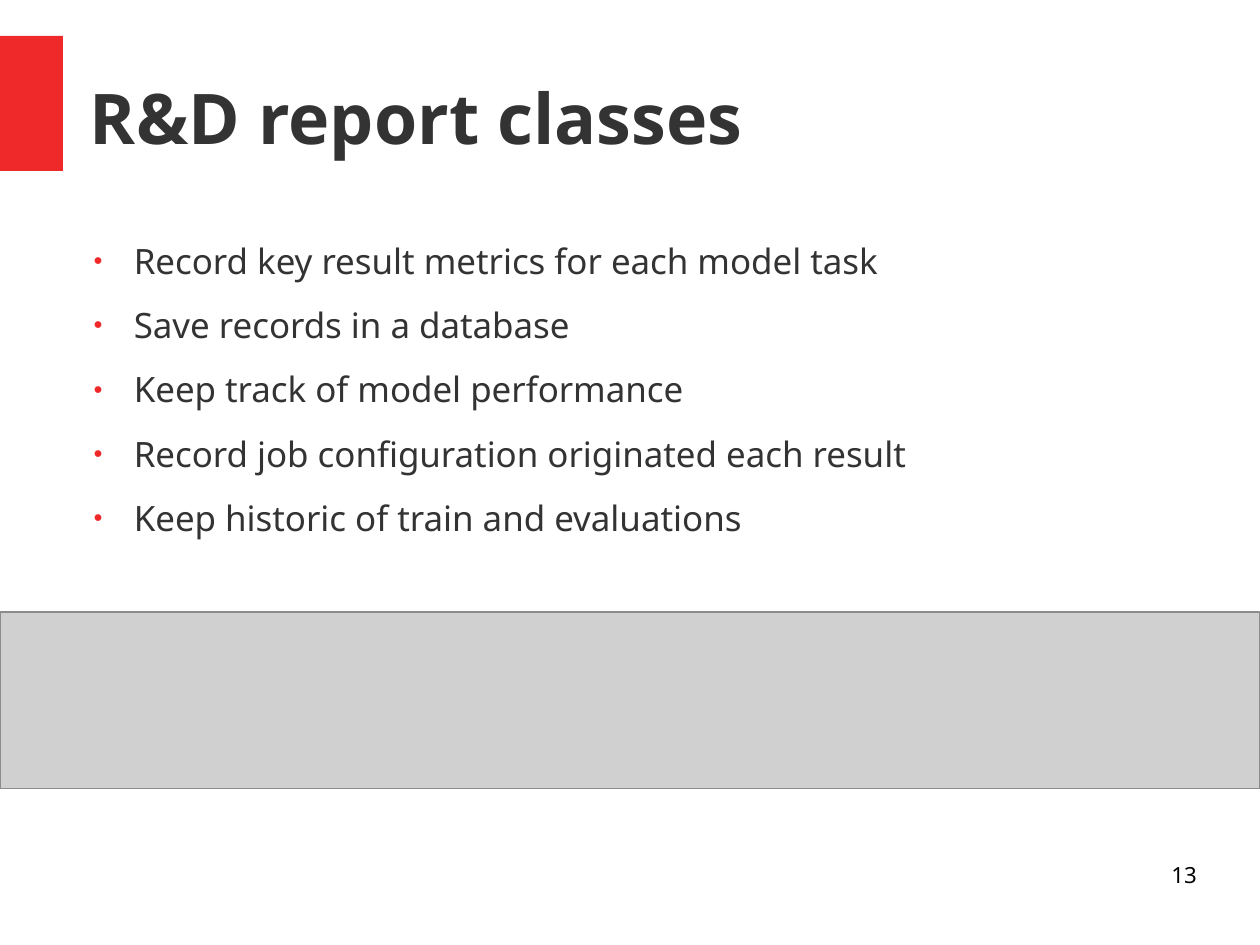
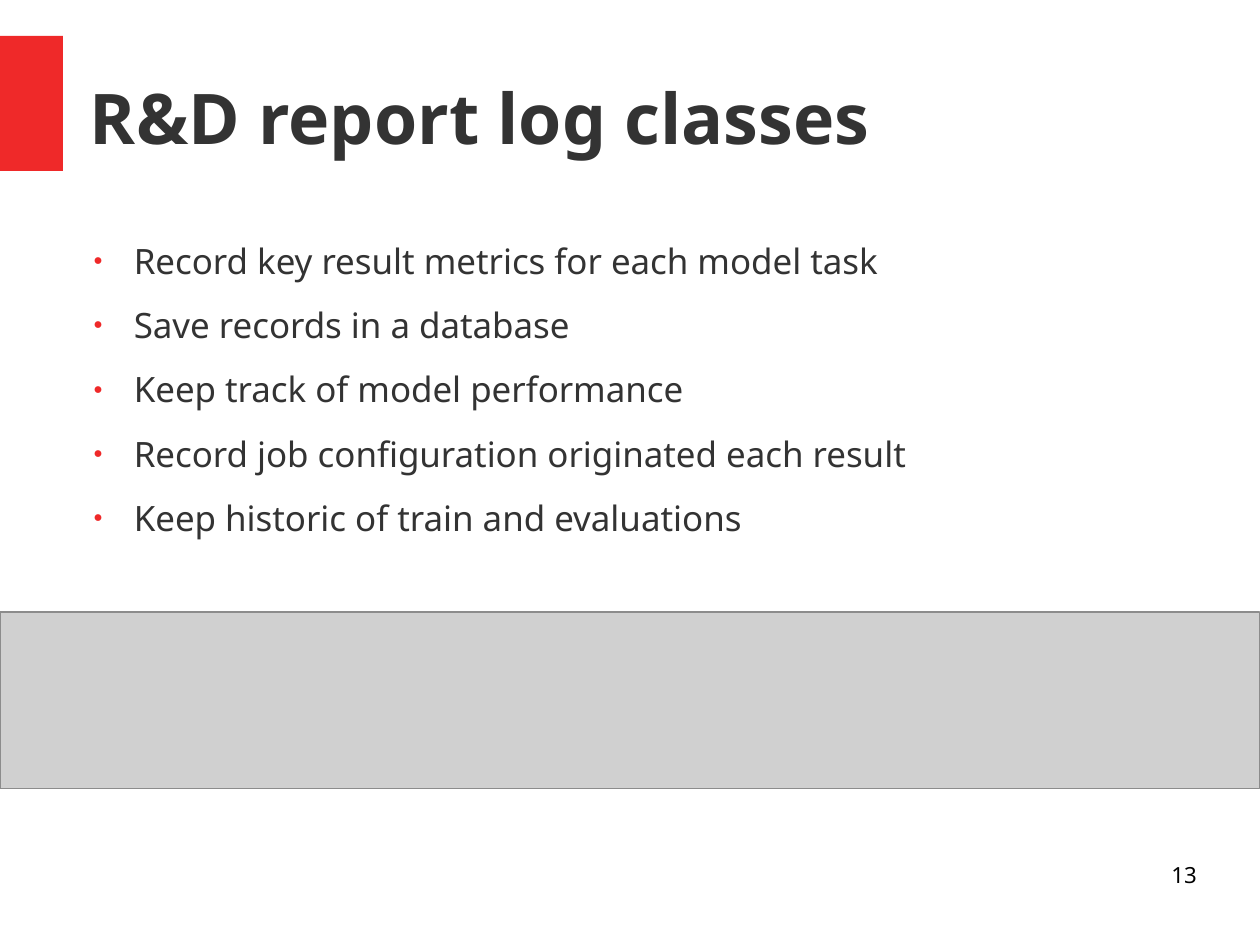
Before and after one commit to andrefsp/models-to-production, a slide deck: slide 13 of models-to-production.odp. Drawn at 1260x945 pixels with LibreOffice and Linux fonts; fonts in the diff are those of the drawing; grey boxes stand for pictures. Boxes give left, top, right and bottom in pixels: in the first picture for what was removed or moved away, otherwise in the second. Text is boxed around its words. In the diff, an @@ line names an element or a change of style, - is before the commit and + after.

```diff
--- a/models-to-production.odp
+++ b/models-to-production.odp
@@ title at bbox=[90, 91, 869, 161]: text changed @@
-R&D report classes
+R&D report log classes
```
Also in this commit, not shown: 7 other slides changed, 2 slides added, 2 other files.
